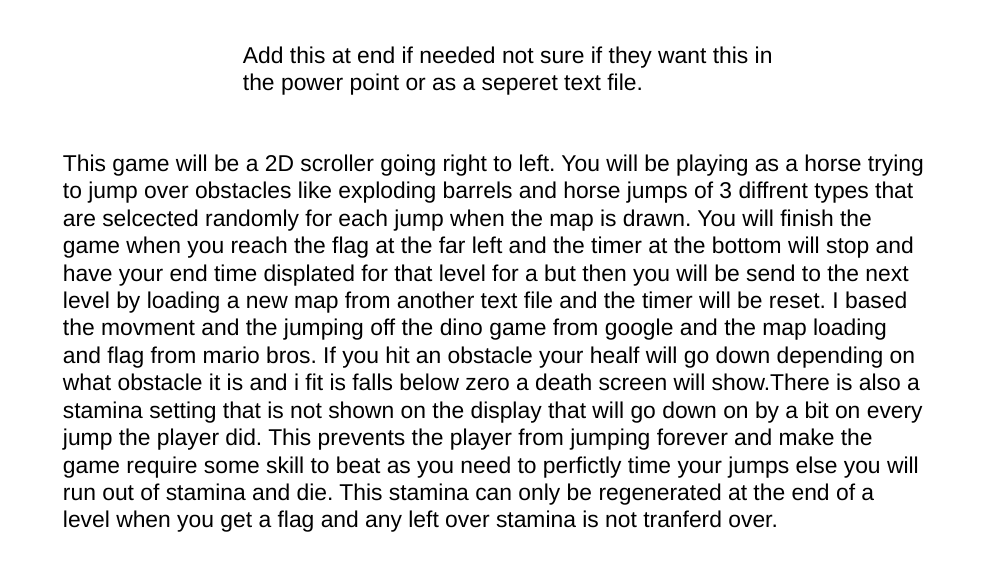
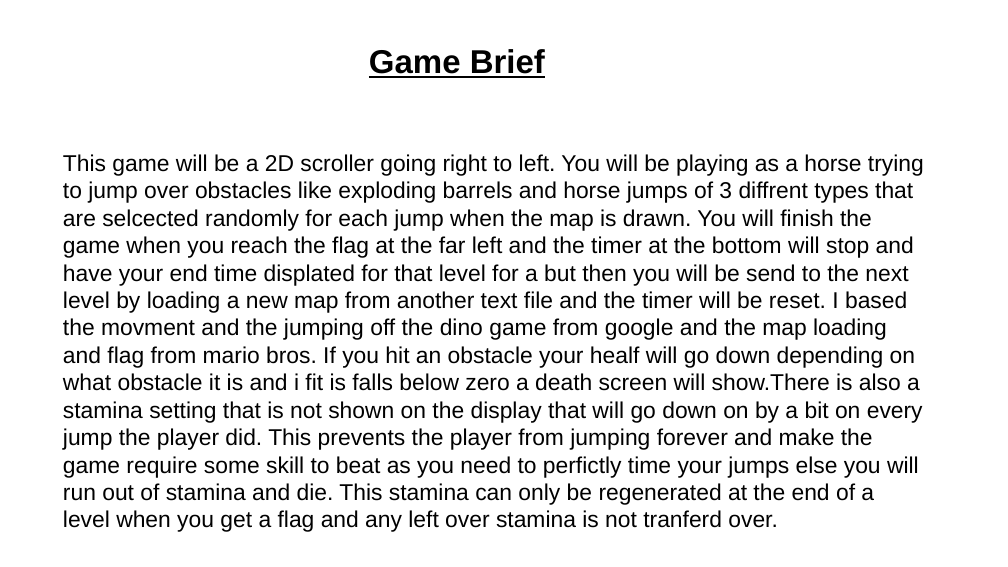
Before and after one commit to tellmon/2D-side-scroller, a slide deck: slide 9 of powerPoint.odp (slide 8 before the commit). Drawn at 1008x567 pixels with LibreOffice and Linux fonts; fonts in the diff are those of the drawing. Boxes give left, top, right and bottom in pixels: in the first picture for what was removed or moved away, otherwise in the second. Text is boxed around its words. In the diff, an @@ line names an element or a change of style, - is before the commit and + after.

```diff
--- a/powerPoint.odp
+++ b/powerPoint.odp
@@ text removed at [243,46,773,95] @@
-Add this at end if needed not sure if they want this in the power point or as a seperet text file.
@@ text added at [369,49,545,78], 26 pt, text #000000, bold, underline @@
+Game Brief
```
Also in this commit, not shown: 1 other slide changed, 7 slides added, 6 slides removed, 2 other files.
